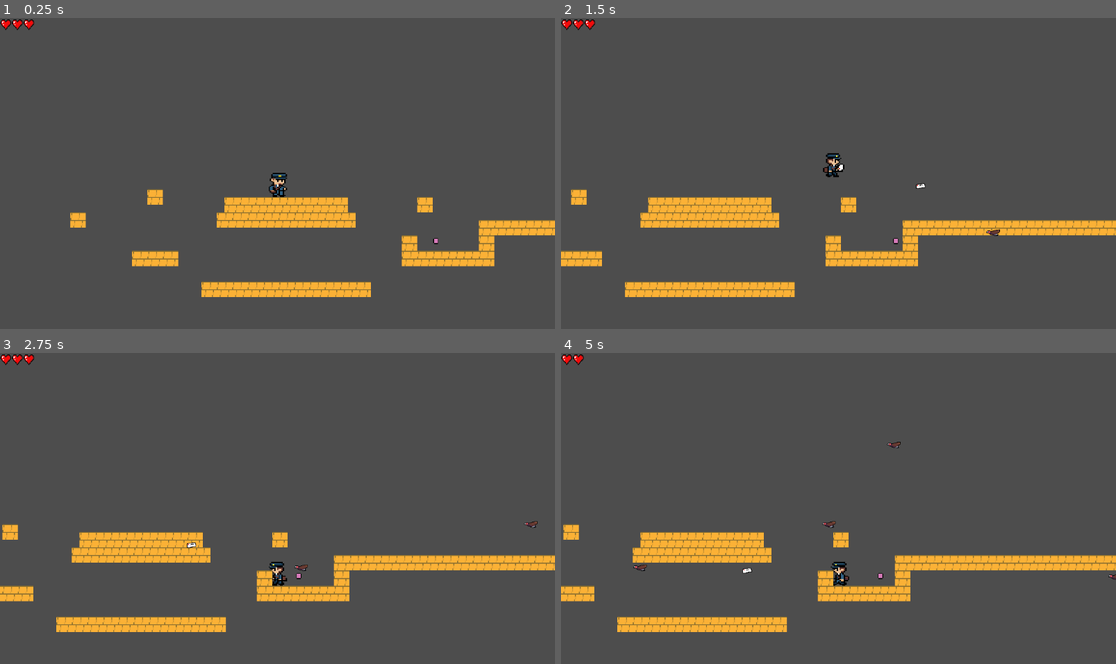
Above: before the commit, frames 1-4 (two rows, left to right).
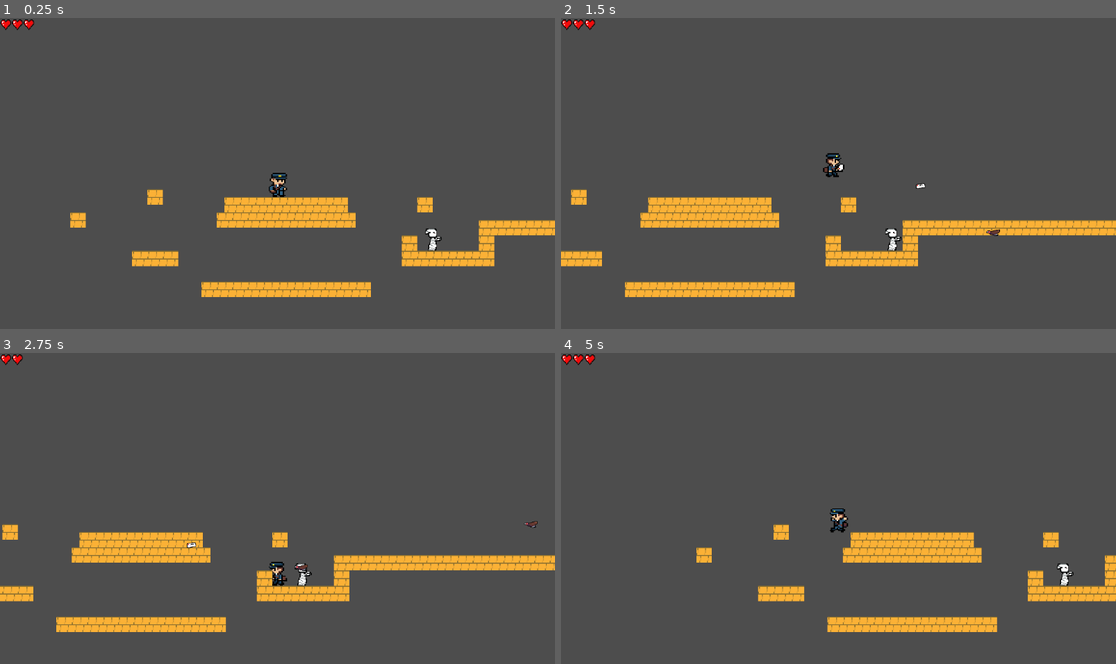
Above: after the commit, the same moments.

Repository: Suukhii/Delivery-through-time
Game: Godot game, scene res://scenes/game.tscn
Same seed, same stepped clock (60 frames per second), same inputs: the game is played once before the commit and once after it.
Inputs:
- Up to frame 1 (0.25 s): no input
- Up to frame 2 (1.5 s): hold K (shoot_player_projectile) 0.53-1.28 s; hold Right (move_right) from 0.53 s (still down); tap Space (jump) at 0.77 s; tap K (shoot_player_projectile) at 1.35 s
- Up to frame 3 (2.75 s): tap Space (jump) at 1.52 s; release Right (move_right) at 2.03 s; hold Left (move_left) from 2.03 s (still down); hold K (shoot_player_projectile) from 2.03 s (still down)
- Up to frame 4 (5 s): release Left (move_left) at 2.78 s; release K (shoot_player_projectile) at 2.78 s; hold Right (move_right) 2.78-4.28 s; tap K (shoot_player_projectile) at 2.85, 4.35 s; tap Space (jump) at 3.02, 3.77, 4.52 s; hold K (shoot_player_projectile) 3.53-4.28 s; hold Left (move_left) from 4.28 s (still down)

The runs differ from the first frame. In frame 1, 0.1% of the frame differs, in the area x 76-80%, y 67-75%; in frame 2, 0.1%; in frame 3, 0.1%; in frame 4, 13%, in the area x 0-100%, y 0-90%.

Commit message:
added mummy animation

Diff:
--- a/scenes/enemy.tscn
+++ b/scenes/enemy.tscn
@@ -1,20 +1,41 @@
-[gd_scene load_steps=6 format=3 uid="uid://c35aaff7rc6ou"]
+[gd_scene load_steps=9 format=3 uid="uid://c35aaff7rc6ou"]
 
 [ext_resource type="Script" uid="uid://cphre82dxpelq" path="res://scripts/enemy.gd" id="1_4ra3w"]
-[ext_resource type="Texture2D" uid="uid://dnory7y37uhps" path="res://assets/sprites/test enemy.png" id="1_md0e3"]
+[ext_resource type="Texture2D" uid="uid://btfou334tm0io" path="res://assets/sprites/mummy.png" id="2_md0e3"]
 
 [sub_resource type="RectangleShape2D" id="RectangleShape2D_md0e3"]
-size = Vector2(11.75, 12.5)
+size = Vector2(23.875, 41.25)
+
+[sub_resource type="AtlasTexture" id="AtlasTexture_md0e3"]
+atlas = ExtResource("2_md0e3")
+region = Rect2(0, 0, 32, 33)
+
+[sub_resource type="AtlasTexture" id="AtlasTexture_4ra3w"]
+atlas = ExtResource("2_md0e3")
+region = Rect2(32, 0, 32, 33)
 
 [sub_resource type="AtlasTexture" id="AtlasTexture_5uy6h"]
-atlas = ExtResource("1_md0e3")
-region = Rect2(0, 0, 10, 33)
+atlas = ExtResource("2_md0e3")
+region = Rect2(64, 0, 32, 33)
+
+[sub_resource type="AtlasTexture" id="AtlasTexture_c4w8v"]
+atlas = ExtResource("2_md0e3")
+region = Rect2(96, 0, 32, 33)
 
 [sub_resource type="SpriteFrames" id="SpriteFrames_c4w8v"]
 animations = [{
 "frames": [{
 "duration": 1.0,
+"texture": SubResource("AtlasTexture_md0e3")
+}, {
+"duration": 1.0,
+"texture": SubResource("AtlasTexture_4ra3w")
+}, {
+"duration": 1.0,
 "texture": SubResource("AtlasTexture_5uy6h")
+}, {
+"duration": 1.0,
+"texture": SubResource("AtlasTexture_c4w8v")
 }],
 "loop": true,
 "name": &"default",
@@ -27,20 +48,22 @@
 [node name="DetectionArea" type="Area2D" parent="."]
 
 [node name="CollisionShape2D" type="CollisionShape2D" parent="DetectionArea"]
-position = Vector2(1.875, -6)
+position = Vector2(20.0625, -23.375)
 shape = SubResource("RectangleShape2D_md0e3")
 
 [node name="AnimatedSprite2D" type="AnimatedSprite2D" parent="."]
-position = Vector2(1, 13.875)
-scale = Vector2(1.6, 1.81061)
+position = Vector2(31, -24)
+scale = Vector2(1.63516, 1.70786)
 sprite_frames = SubResource("SpriteFrames_c4w8v")
+frame = 1
+frame_progress = 0.40279
 
 [node name="RayCastLeft" type="RayCast2D" parent="."]
-position = Vector2(1, -4)
-target_position = Vector2(-5, 0)
+position = Vector2(23, -16)
+target_position = Vector2(-15, 0)
 
 [node name="RayCastRight" type="RayCast2D" parent="."]
-position = Vector2(2, -4)
-target_position = Vector2(6, 0)
+position = Vector2(26, -28)
+target_position = Vector2(13, 0)
 
 [connection signal="body_entered" from="DetectionArea" to="." method="_on_detection_area_body_entered"]
--- a/scenes/game.tscn
+++ b/scenes/game.tscn
@@ -4,13 +4,8 @@
 [ext_resource type="Script" uid="uid://dpm6856gi46ju" path="res://scripts/vulture_spawner.gd" id="2_lbhrr"]
 [ext_resource type="Texture2D" uid="uid://blmeuqljxq7si" path="res://assets/sprites/Map/Egypt/DesertBrick.png" id="2_yqjtg"]
 [ext_resource type="PackedScene" uid="uid://bbbn8e6ptd4x8" path="res://scenes/deadzone.tscn" id="4_lbhrr"]
-
-[ext_resource type="PackedScene" uid="uid://bbpr0jc6bmidn" path="res://scenes/enemy.tscn" id="5_iywne"]
+[ext_resource type="PackedScene" uid="uid://c35aaff7rc6ou" path="res://scenes/enemy.tscn" id="5_iywne"]
 [ext_resource type="PackedScene" uid="uid://c8fe8i6atq3rb" path="res://scenes/ui.tscn" id="6_p57ef"]
-
-[ext_resource type="PackedScene" uid="uid://c35aaff7rc6ou" path="res://scenes/enemy.tscn" id="5_iywne"]
-[ext_resource type="PackedScene" path="res://scenes/ui.tscn" id="6_p57ef"]
-
 
 [sub_resource type="TileSetAtlasSource" id="TileSetAtlasSource_lnu2h"]
 texture = ExtResource("2_yqjtg")
@@ -54,7 +49,7 @@
 shape = SubResource("WorldBoundaryShape2D_lbhrr")
 
 [node name="enemy" parent="." instance=ExtResource("5_iywne")]
-position = Vector2(309, 142)
+position = Vector2(284, 159)
 
 [node name="UI" parent="." instance=ExtResource("6_p57ef")]
 
--- a/scripts/enemy.gd
+++ b/scripts/enemy.gd
@@ -12,11 +12,11 @@
 func _process(delta: float) -> void:
 	if ray_cast_right.is_colliding():
 		direction = -1
-		animated_sprite.flip_h = false
+		animated_sprite.flip_h = true
 
 	if ray_cast_left.is_colliding():
 		direction = 1
-		animated_sprite.flip_h = true
+		animated_sprite.flip_h = false
 	position.x += direction * SPEED *delta
 
 
Binary file added: assets/sprites/mummy.png
Not shown, added: assets/sprites/mummy.png.import
